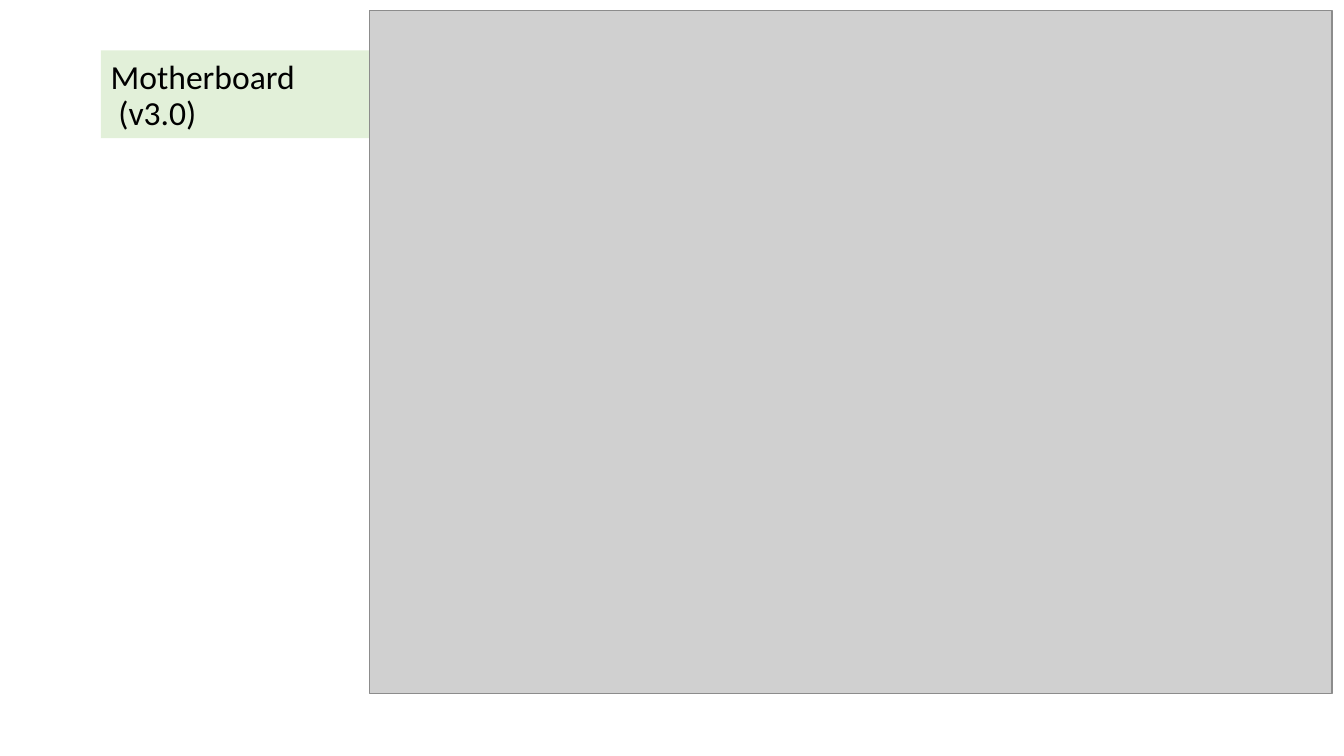
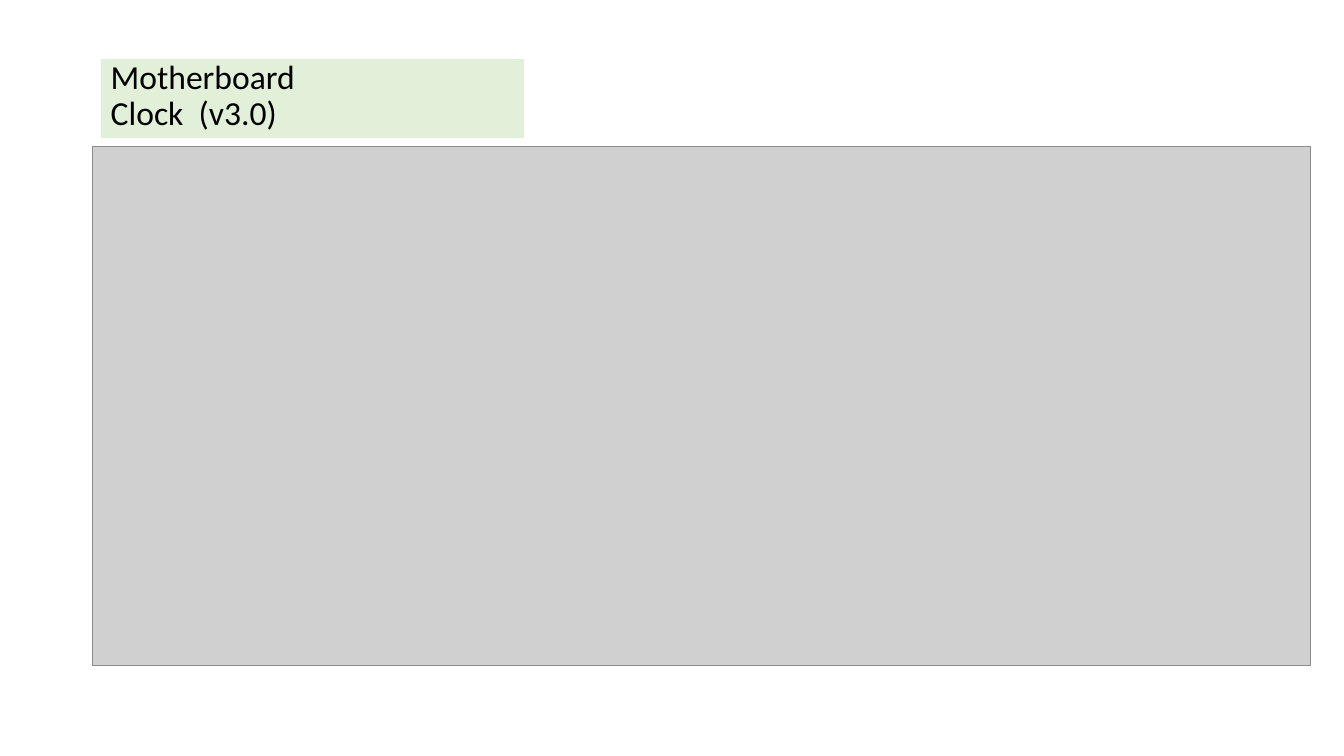
Before and after one commit to gilkeidar/ByteFrost, a slide deck: slide 10 of Documentation/ByteFrost v3.0.pptx (slide 8 before the commit). Drawn at 1344x756 pixels with LibreOffice and Linux fonts; fonts in the diff are those of the drawing; grey boxes stand for pictures; background and template pictures are left out. Boxes give left, top, right and bottom in pixels: in the first picture for what was removed or moved away, otherwise in the second. Text is boxed around its words. In the diff, an @@ line names an element or a change of style, - is before the commit and + after.

Commit message:
Update slides to Motherboard from EasyEDA

```diff
--- a/Documentation/ByteFrost v3.0.pptx
+++ b/Documentation/ByteFrost v3.0.pptx
@@ title "Motherboard Clock (v3.0)": place and size @@
-title "Motherboard Clock (v3.0)" at (101,50,524,138)
+title "Motherboard Clock (v3.0)" at (101,59,524,138)
@@ title at (111,65,295,130): text changed @@
-Motherboard
-(v3.0)
+Motherboard
+Clock (v3.0)
@@ picture: place and size @@
-picture at (369,11,1332,694)
+picture at (93,147,1311,666)
```
Also in this commit, not shown: 7 other slides changed, 5 slides added, 6 slides removed, 1 other file.
